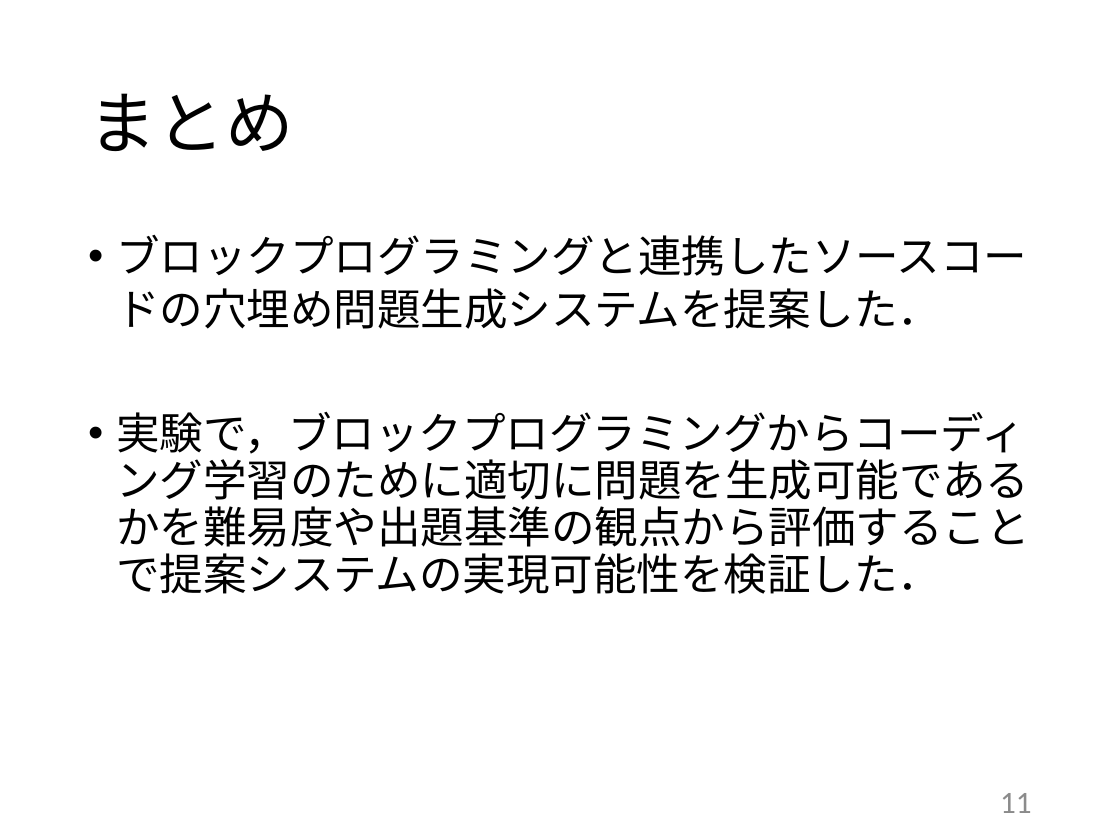
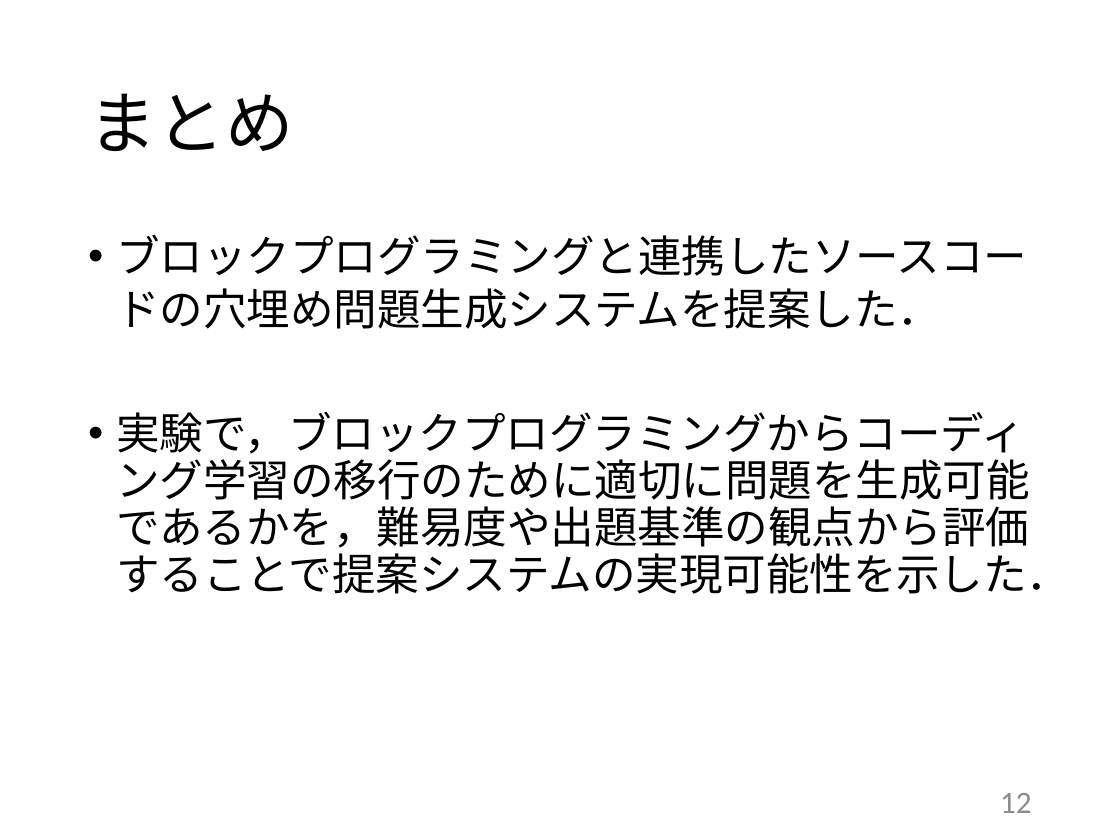
Before and after one commit to kait-takanolab/1821121-shimaoka-thesis, a slide deck: slide 12 of 1821121_shimaoka_thesis.pptx (slide 11 before the commit). Drawn at 1120x840 pixels with LibreOffice and Linux fonts; fonts in the diff are those of the drawing. Boxes give left, top, right and bottom in pixels: in the first picture for what was removed or moved away, otherwise in the second. Text is boxed around its words. In the diff, an @@ line names an element or a change of style, - is before the commit and + after.

```diff
--- a/1821121_shimaoka_thesis.pptx
+++ b/1821121_shimaoka_thesis.pptx
@@ text at <box>116,412,1070,594</box>: text changed @@
-• 実験で，ブロックプログラミングからコーディング学習のために適切に問題を生成可能であるかを難易度や出題基準の観点から評価することで提案システムの実現可能性を検証した．
+• 実験で，ブロックプログラミングからコーディング学習の移行のために適切に問題を生成可能であるかを，難易度や出題基準の観点から評価することで提案システムの実現可能性を示した．
@@ page number at <box>1000,793,1032,813</box>: text changed @@
-11
+12
```
Also in this commit, not shown: 8 other slides changed, 1 slide added, 2 other files.
